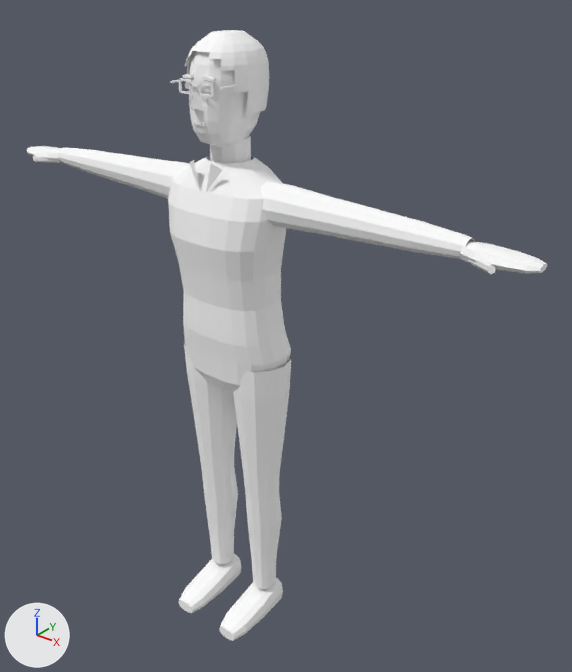
Two versions of the glTF model public/models/extra-man-2.glb, one commit apart.
Before and after are seen from a camera (50 mm lens) standing at (1.364, -1.471, 1.916) and looking at (0.107, 0.1, 0.942). Every picture has the same lights, and +X, +Y and +Z are marked at lower left. The older version comes first. Vertices at exactly the same position are counted once.

Script lines for the objects in view, before the commit:
```python
me_extra_man_2_body = bpy.data.meshes.new('extra-man-2-body')
me_extra_man_2_body.from_pydata(...)  # 1390 vertices, 2445 faces; spans x -0.84..0.84, y -0.17..0.12, z 0.0..1.75
me_extra_man_2_body.materials.append(mat_extra_man_2_mat)
ob_extra_man_2_body = bpy.data.objects.new('extra-man-2-body', me_extra_man_2_body)
ob_extra_man_2_body.location = (0.0, 0.0, 0.0)
```
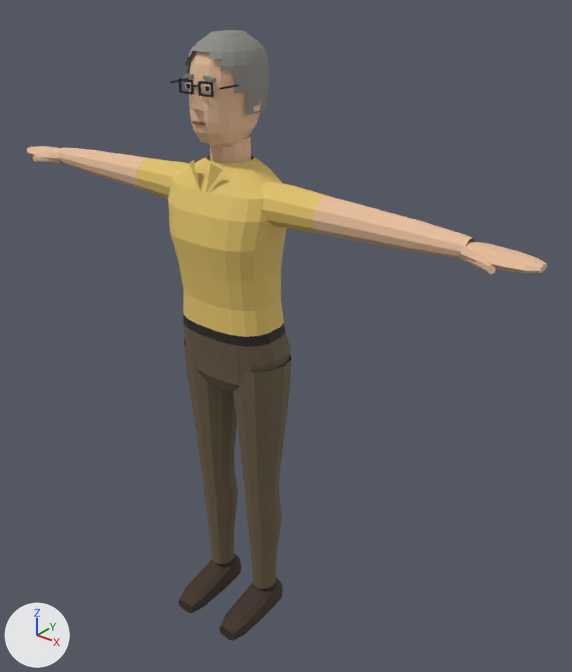
Location of each change, [x1, y1, x2, y2] in pixels of the pictures (572 x 672 px):
part 1 of me_extra_man_2_body, recoloured: [27, 51, 547, 274] in both
part 2 of me_extra_man_2_body, recoloured (white to brown): [183, 121, 291, 589] in both
part 3 of me_extra_man_2_body, recoloured (white to yellow): [136, 155, 330, 337] in both
part 4 of me_extra_man_2_body, recoloured (white to grey): [183, 30, 269, 115] in both
part 5 of me_extra_man_2_body, recoloured: [170, 78, 285, 641] in both

What the commit changed:
me_extra_man_2_body has 1390 vertices, 2445 faces and spans x -0.84..0.84, y -0.17..0.12, z 0.0..1.75.
me_extra_man_2_body is used by ob_extra_man_2_body; location (0.0, 0.0, 0.0).
me_extra_man_2_body part 1: 859 faces centred in x -0.84..0.84, y -0.11..0.1, z 1.31..1.73 are repainted in the vertex colours; the middle colour goes from white #ffffff to beige #e9bf9c.
me_extra_man_2_body part 2: 486 faces centred in x -0.17..0.17, y -0.1..0.11, z 0.14..1.55 are repainted in the vertex colours; the middle colour goes from white #ffffff to brown #6a5c45.
me_extra_man_2_body part 3: 378 faces centred in x -0.26..0.26, y -0.12..0.1, z 1.03..1.44 are repainted in the vertex colours; the middle colour goes from white #ffffff to yellow #e3c46a.
me_extra_man_2_body part 4: 334 faces centred in x -0.09..0.09, y -0.1..0.12, z 1.57..1.75 are repainted in the vertex colours; the middle colour goes from white #ffffff to grey #8c8a84.
me_extra_man_2_body part 5: 388 faces centred in x -0.15..0.15, y -0.17..0.1, z 0.0..1.65 are repainted in the vertex colours; the middle colour goes from white #ffffff to black #2a221c.
